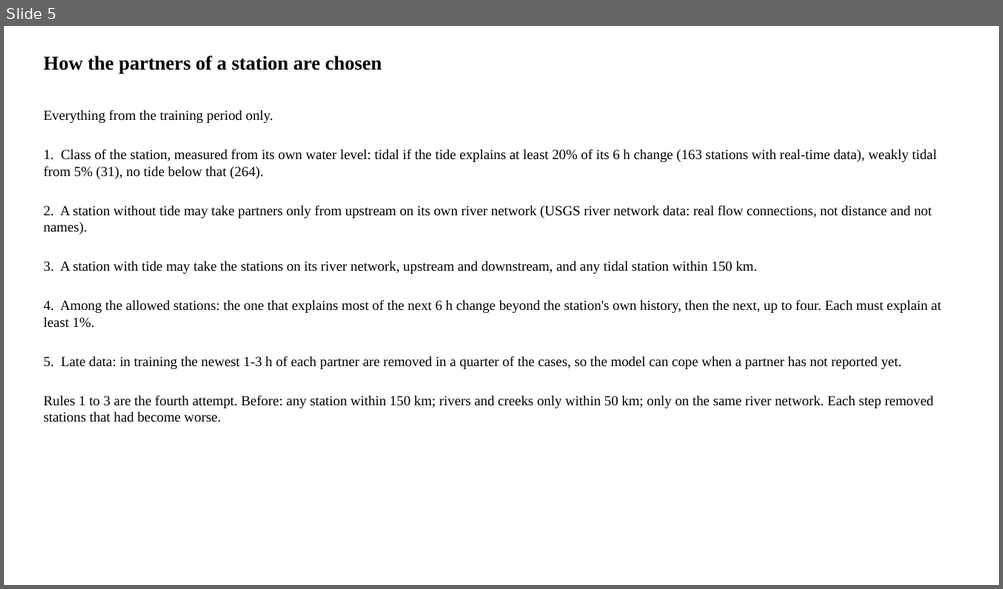
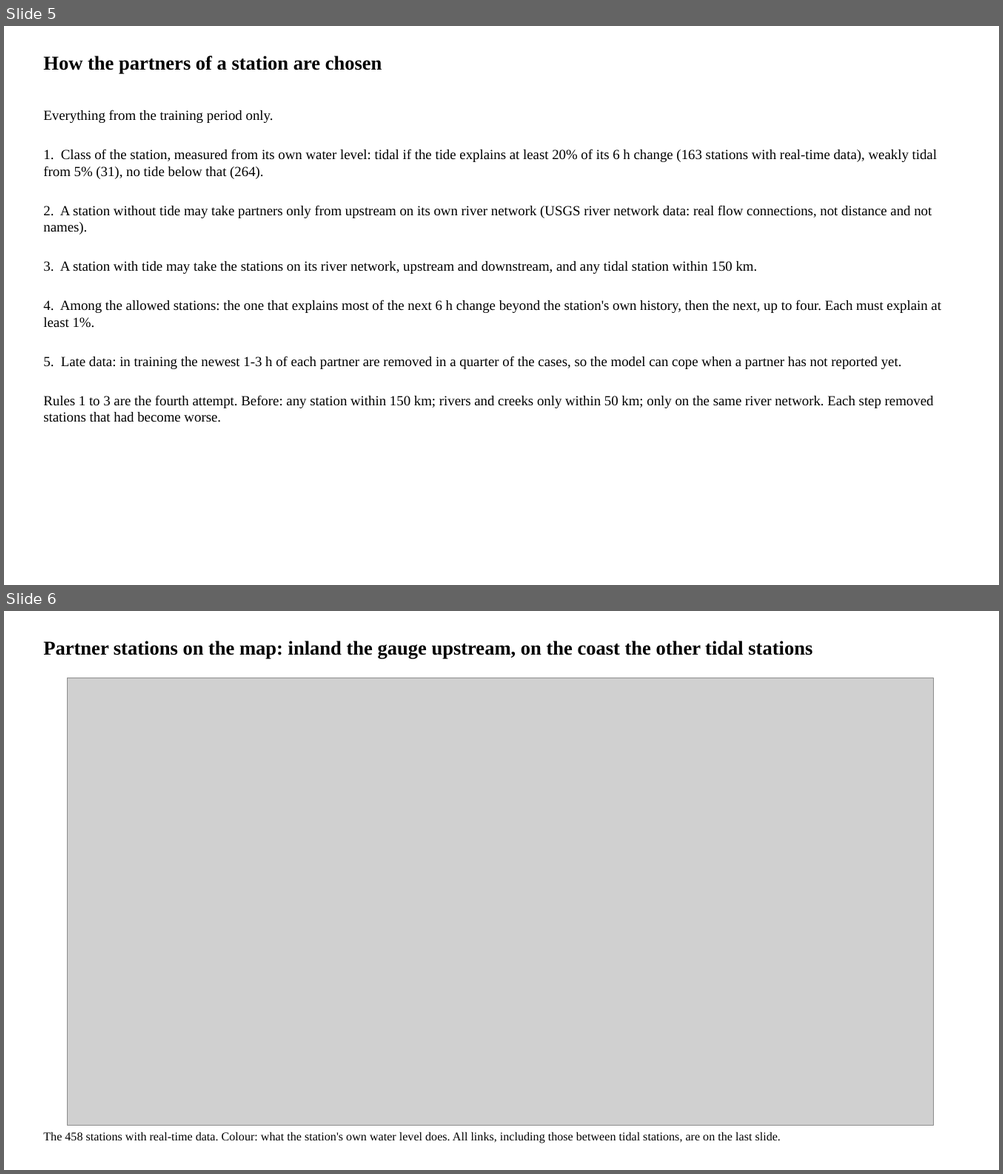
Before and after one commit to LaurenW1997/subdomainLSTM, a slide deck: deliverables/34_since_meeting.pptx. Shown one above the other, each under a label of ours: slide 5 before the commit, slides 5 and 6 after it. The pictures are 1003x589 and 1003x1174 pixels, drawn with LibreOffice and Linux fonts; fonts in the diff are those of the drawing; grey boxes stand for pictures. Boxes give left, top, right and bottom in pixels: in the first picture for what was removed or moved away, otherwise in the second. Text is boxed around its words. In the diff, an @@ line names an element or a change of style, - is before the commit and + after.

```diff
--- a/deliverables/34_since_meeting.pptx
+++ b/deliverables/34_since_meeting.pptx
@@ slide 6 added at (4,611,999,1170), background #FFFFFF @@
@@ text added at (43,641,812,659), 19 pt, text #000000, bold @@
+Partner stations on the map: inland the gauge upstream, on the coast the other tidal stations
@@ picture added at (67,678,933,1126) @@
@@ text added at (43,1132,780,1144), 11.5 pt, text #000000 @@
+The 458 stations with real-time data. Colour: what the station's own water level does. All links, including those between tidal stations, are on the last slide.
```
Also in this commit, not shown: 1 slide changed, 1 other slide added, 1 slide removed, 3 other files.
